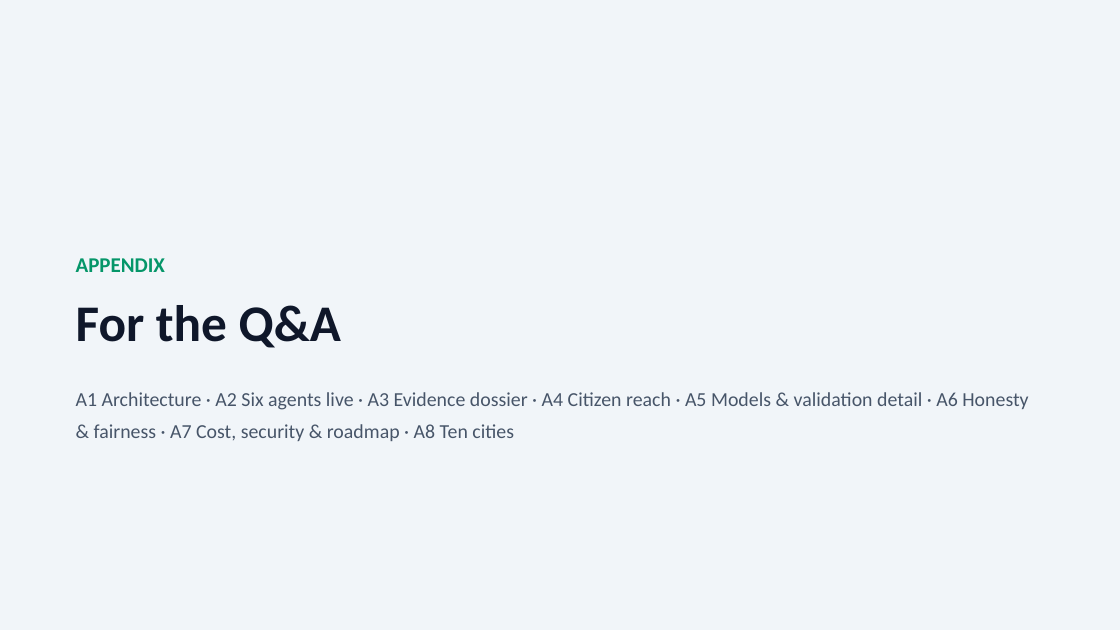
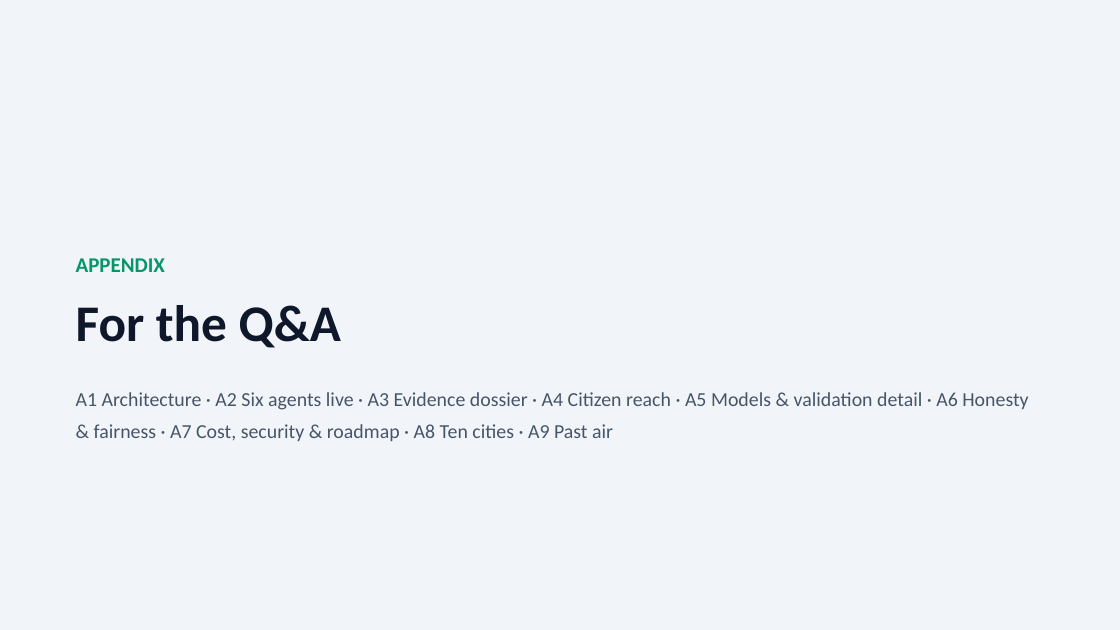
Before and after one commit to omkarrr88/VayuNetra, a slide deck: slide 8 of docs/VayuNetra_Pitch.pptx. Drawn at 1120x630 pixels with LibreOffice and Linux fonts; fonts in the diff are those of the drawing. Boxes give left, top, right and bottom in pixels: in the first picture for what was removed or moved away, otherwise in the second. Text is boxed around its words. In the diff, an @@ line names an element or a change of style, - is before the commit and + after.

Commit message:
docs: finale deck — past-air history in the loop, demo checkpoint 1, and appendix A9

```diff
--- a/docs/VayuNetra_Pitch.pptx
+++ b/docs/VayuNetra_Pitch.pptx
@@ text at (76, 392, 1028, 441): text changed @@
-A1 Architecture · A2 Six agents live · A3 Evidence dossier · A4 Citizen reach · A5 Models & validation detail · A6 Honesty & fairness · A7 Cost, security & roadmap · A8 Ten cities
+A1 Architecture · A2 Six agents live · A3 Evidence dossier · A4 Citizen reach · A5 Models & validation detail · A6 Honesty & fairness · A7 Cost, security & roadmap · A8 Ten cities · A9 Past air
```
Also in this commit, not shown: 1 other slide changed, 1 slide added.
